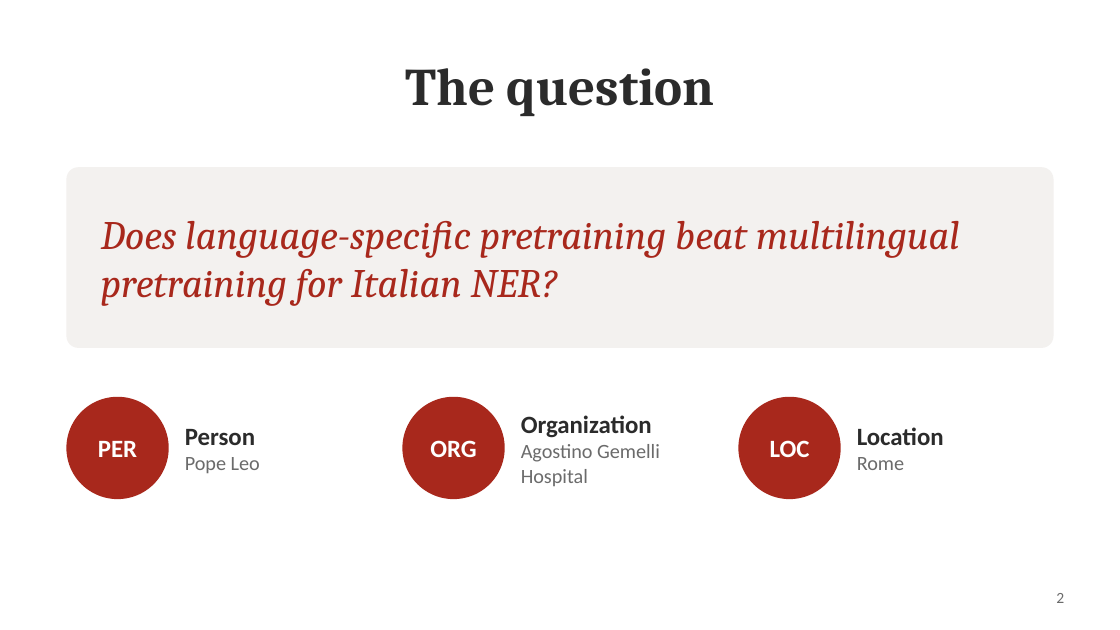
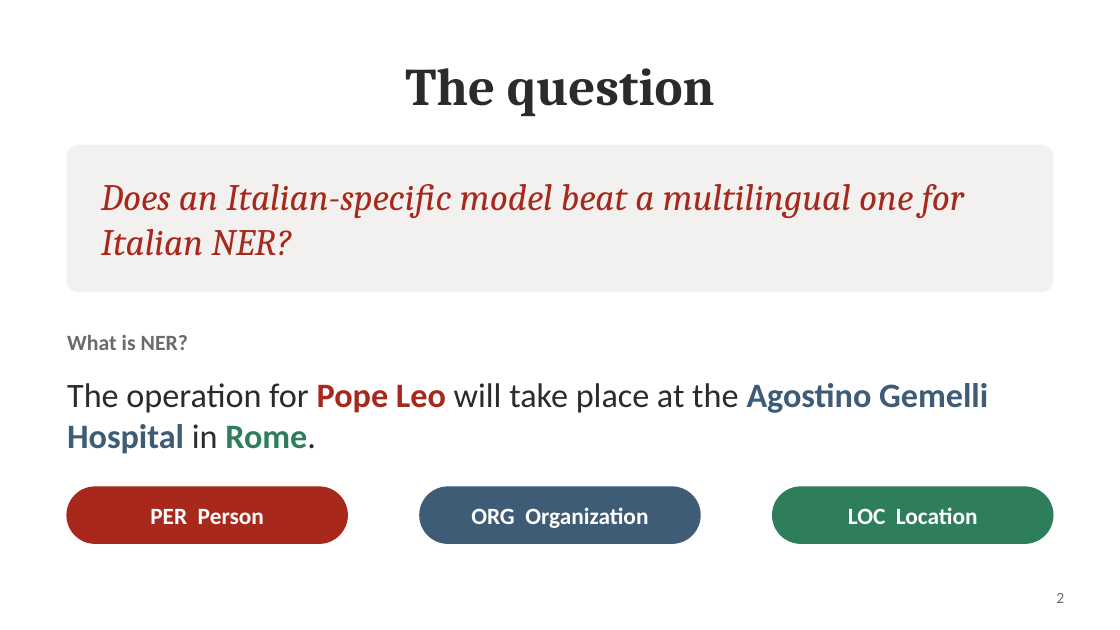
Before and after one commit to oManuelmo/nlp, a slide deck: slide 2 of presentation/Italian_NER_Presentation.pptx. Drawn at 1120x630 pixels with LibreOffice and Linux fonts; fonts in the diff are those of the drawing. Boxes give left, top, right and bottom in pixels: in the first picture for what was removed or moved away, otherwise in the second. Text is boxed around its words. In the diff, an @@ line names an element or a change of style, - is before the commit and + after.

```diff
--- a/presentation/Italian_NER_Presentation.pptx
+++ b/presentation/Italian_NER_Presentation.pptx
@@ rounded rectangle resized from (x1=67, y1=168, x2=1053, y2=347) to (x1=67, y1=146, x2=1053, y2=291) @@
@@ rounded rectangle at (x1=67, y1=146, x2=1053, y2=291): proportions changed @@
@@ text at (x1=101, y1=184, x2=964, y2=256): text changed; size 26 to 24 pt @@
-Does language-specific pretraining beat multilingual pretraining for Italian NER?
+Does an Italian-specific model beat a multilingual one for Italian NER?
@@ text added at (x1=67, y1=334, x2=188, y2=350), 14 pt, text #6B6B6B, bold @@
+What is NER?
@@ text added at (x1=67, y1=383, x2=988, y2=454), 22 pt, text #2B2B2B @@
+The operation for Pope Leo will take place at the Agostino Gemelli Hospital in Rome.
@@ ellipse removed at (x1=67, y1=398, x2=168, y2=498) @@
@@ ellipse removed at (x1=403, y1=398, x2=504, y2=498) @@
@@ ellipse removed at (x1=739, y1=398, x2=840, y2=498) @@
@@ text removed at (x1=185, y1=429, x2=260, y2=473) @@
-Person
-Pope Leo
@@ text removed at (x1=430, y1=440, x2=476, y2=457) @@
-ORG
@@ text removed at (x1=857, y1=427, x2=944, y2=470) @@
-Location
-Rome
@@ rounded rectangle added at (x1=67, y1=487, x2=347, y2=543), fill #A8281C, outline #A8281C 1 pt @@
@@ text at (x1=150, y1=509, x2=264, y2=524): text changed; size 16 to 15 pt @@
-PER
+PER Person
@@ rounded rectangle added at (x1=420, y1=487, x2=700, y2=543), fill #3E5C76, outline #3E5C76 1 pt @@
@@ text at (x1=471, y1=507, x2=648, y2=528): text changed; size 13 to 15 pt; text colour #6B6B6B to #FFFFFF; bold on @@
-Organization
-Agostino Gemelli Hospital
+ORG Organization
@@ rounded rectangle added at (x1=773, y1=487, x2=1053, y2=543), fill #2E7D5B, outline #2E7D5B 1 pt @@
@@ text at (x1=848, y1=507, x2=978, y2=524): text changed; size 16 to 15 pt @@
-LOC
+LOC Location
```
Also in this commit, not shown: 5 other slides changed, 1 other file.
